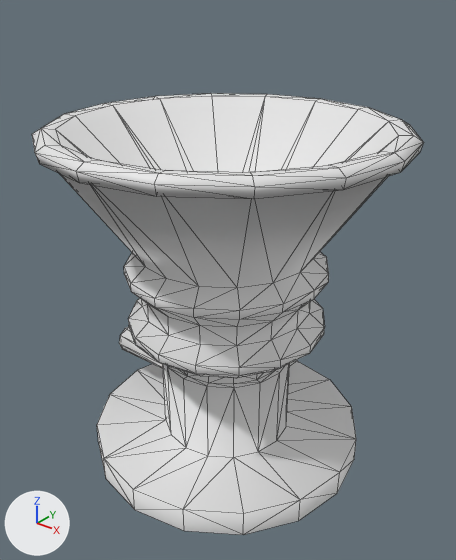
The COLLADA model models/ph-mpd-fcm/prod/scene/kuka-vacuum-gripper.dae as it was, and as the next commit left it.
Rendered twice from a 50 mm lens placed at (0.87, -1.083, 1.149), pointed at (0.012, -0.009, 0.483). Every picture has the same lights, and +X, +Y and +Z are marked at lower left. Mesh edges are drawn as thin lines. Where no turn or scale is listed for an object, it has been applied to the vertices.

Before the edit, the objects in view are built like this:
```python
me_circle_006 = bpy.data.meshes.new('Circle.006')
me_circle_006.from_pydata(...)  # 320 vertices, 622 faces; spans x -0.416..0.415, y -0.415..0.415, z 0.0..0.854
me_cylinder_001 = bpy.data.meshes.new('Cylinder.001')
me_cylinder_001.from_pydata(...)  # a 10-sided cylinder along x spanning x -0.373..-0.14, y -0.04..0.04, z -0.141..-0.065
ob_cylinder = bpy.data.objects.new('Cylinder', me_cylinder_001)
ob_cylinder.location = (0.0, 0.0, 0.275)
ob_kukavacuumgripper = bpy.data.objects.new('kukaVacuumGripper', me_circle_006)
ob_kukavacuumgripper.location = (0.0, 0.0, 0.0)
```
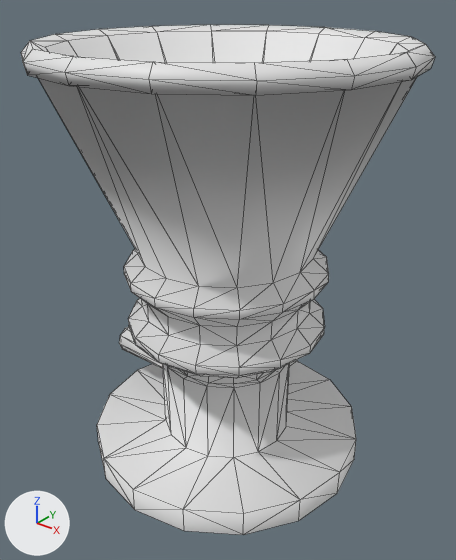
Commit message: kuka vacuum gripper completed

Location of each change, [x1, y1, x2, y2] in pixels of the pictures (456 x 560 px; the box of a moved part takes in the faces that stretch with it):
'kukaVacuumGripper', reshaped (15% taller): before [32, 93, 424, 535]; after [21, 25, 435, 535]
part 1 of me_circle_006, moved or reshaped: before [35, 96, 424, 288]; after [23, 31, 435, 288]
part 2 of me_circle_006, moved or reshaped: before [32, 93, 423, 187]; after [21, 25, 435, 81]

The change in detail:
me_circle_006 has 320 vertices, 622 faces and spans x -0.416..0.415, y -0.415..0.415, z 0.0..0.854.
me_circle_006 is used by ob_kukavacuumgripper; location (0.0, 0.0, 0.0).
me_circle_006 part 1: all 64 vertices in x -0.416..0.415, y -0.415..0.415, z 0.82..0.851 are moved by (0.0, 0.0, 0.164).
me_circle_006 part 2: all 16 vertices in x -0.395..0.395, y -0.395..0.395, z 0.854 are moved by (0.0, 0.0, 0.174).
